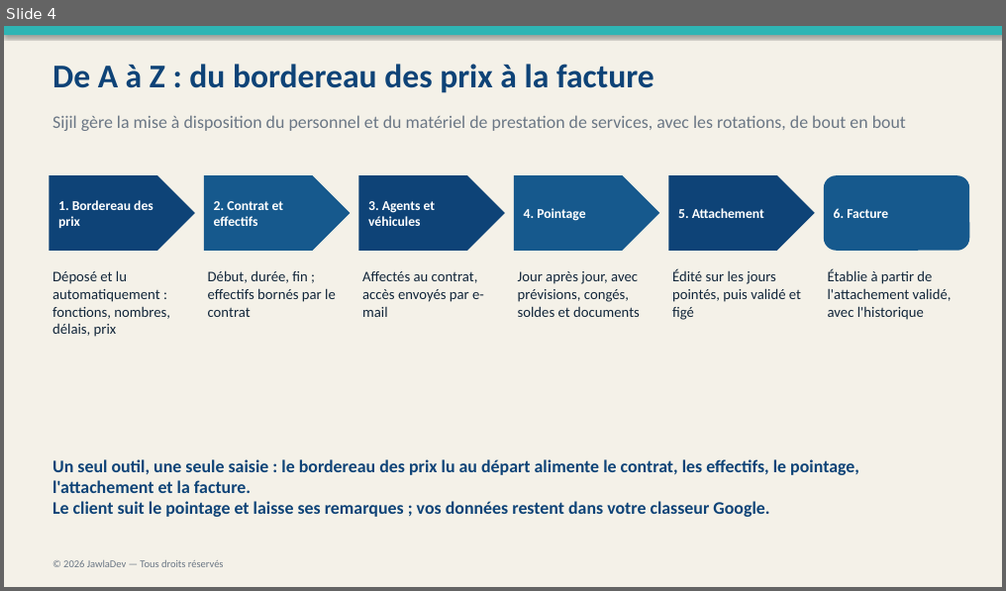
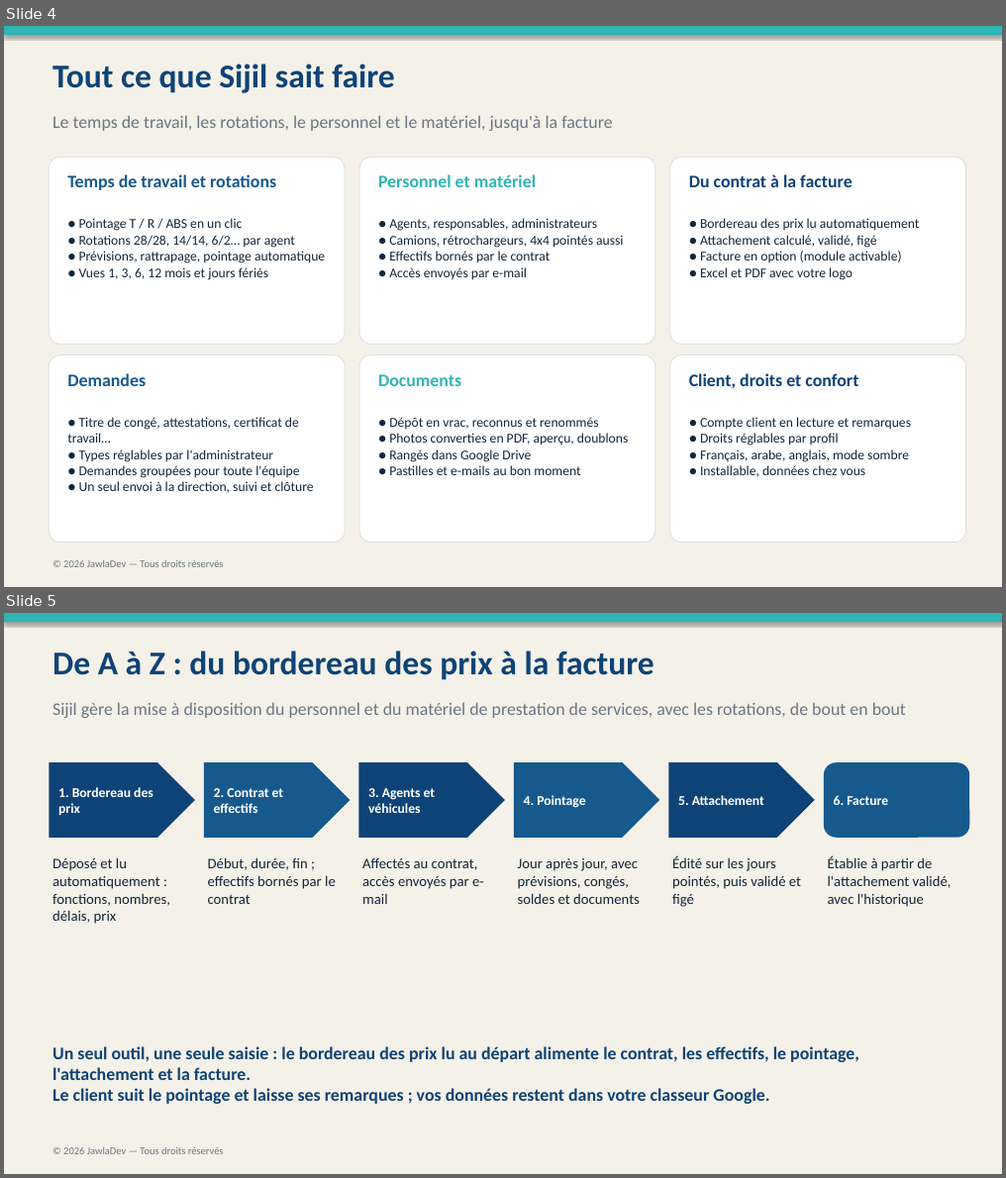
Before and after one commit to rayanem-dev/JawlaDev, a slide deck: assets/docs/Sijil-Presentation.pptx. Shown one above the other, each under a label of ours: slide 4 before the commit, slides 4 and 5 after it. The pictures are 1006x591 and 1006x1178 pixels, drawn with LibreOffice and Linux fonts; fonts in the diff are those of the drawing. Boxes give left, top, right and bottom in pixels: in the first picture for what was removed or moved away, otherwise in the second. Text is boxed around its words. In the diff, an @@ line names an element or a change of style, - is before the commit and + after.

```diff
--- a/assets/docs/Sijil-Presentation.pptx
+++ b/assets/docs/Sijil-Presentation.pptx
@@ slide 4 added at [4, 26, 1002, 587], background #FFFFFF @@
@@ rectangle added at [4, 26, 1002, 587], fill #F4F1E8 @@
@@ rectangle added at [4, 26, 1002, 35], fill #2FB5B4 @@
@@ text added at [53, 64, 394, 93], 32 pt, text #0E4377, bold @@
+Tout ce que Sijil sait faire
@@ text added at [53, 115, 612, 131], 17 pt, text #6B7785 @@
+Le temps de travail, les rotations, le personnel et le matériel, jusqu'à la facture
@@ rounded rectangle added at [49, 157, 345, 344], fill #FFFFFF, outline #D9DFE5 0.75 pt @@
@@ rounded rectangle added at [359, 157, 655, 344], fill #FFFFFF, outline #D9DFE5 0.75 pt @@
@@ rounded rectangle added at [670, 157, 966, 344], fill #FFFFFF, outline #D9DFE5 0.75 pt @@
@@ text added at [67, 174, 276, 190], 17 pt, text #16598D, bold @@
+Temps de travail et rotations
@@ text added at [378, 174, 536, 187], 17 pt, text #2FB5B4, bold @@
+Personnel et matériel
@@ text added at [689, 174, 852, 187], 17 pt, text #0E4377, bold @@
+Du contrat à la facture
@@ text added at [79, 218, 325, 280], 13 pt, text #12263A @@
+● Pointage T / R / ABS en un clic
+● Rotations 28/28, 14/14, 6/2… par agent
+● Prévisions, rattrapage, pointage automatique
+● Vues 1, 3, 6, 12 mois et jours fériés
@@ text added at [389, 218, 623, 280], 13 pt, text #12263A @@
+● Agents, responsables, administrateurs
+● Camions, rétrochargeurs, 4x4 pointés aussi
+● Effectifs bornés par le contrat
+● Accès envoyés par e-mail
@@ text added at [700, 218, 920, 280], 13 pt, text #12263A @@
+● Bordereau des prix lu automatiquement
+● Attachement calculé, validé, figé
+● Facture en option (module activable)
+● Excel et PDF avec votre logo
@@ rounded rectangle added at [49, 356, 345, 543], fill #FFFFFF, outline #D9DFE5 0.75 pt @@
@@ text added at [67, 373, 146, 386], 17 pt, text #16598D, bold @@
+Demandes
@@ rounded rectangle added at [359, 356, 655, 543], fill #FFFFFF, outline #D9DFE5 0.75 pt @@
@@ text added at [378, 374, 461, 386], 17 pt, text #2FB5B4, bold @@
+Documents
@@ rounded rectangle added at [670, 356, 966, 543], fill #FFFFFF, outline #D9DFE5 0.75 pt @@
@@ text added at [689, 373, 858, 388], 17 pt, text #0E4377, bold @@
+Client, droits et confort
@@ text added at [67, 417, 314, 493], 13 pt, text #12263A @@
+● Titre de congé, attestations, certificat de travail…
+● Types réglables par l'administrateur
+● Demandes groupées pour toute l'équipe
+● Un seul envoi à la direction, suivi et clôture
@@ text added at [389, 417, 628, 475], 13 pt, text #12263A @@
+● Dépôt en vrac, reconnus et renommés
+● Photos converties en PDF, aperçu, doublons
+● Rangés dans Google Drive
+● Pastilles et e-mails au bon moment
@@ text added at [700, 417, 911, 477], 13 pt, text #12263A @@
+● Compte client en lecture et remarques
+● Droits réglables par profil
+● Français, arabe, anglais, mode sombre
+● Installable, données chez vous
@@ text added at [63, 561, 224, 568], 10 pt, text #6B7785 @@
+© 2026 JawlaDev — Tous droits réservés
@@ what was slide 4 is now slide 5 @@
```
Also in this commit, not shown: 11 slides changed, 2 other slides added, 11 other files.
